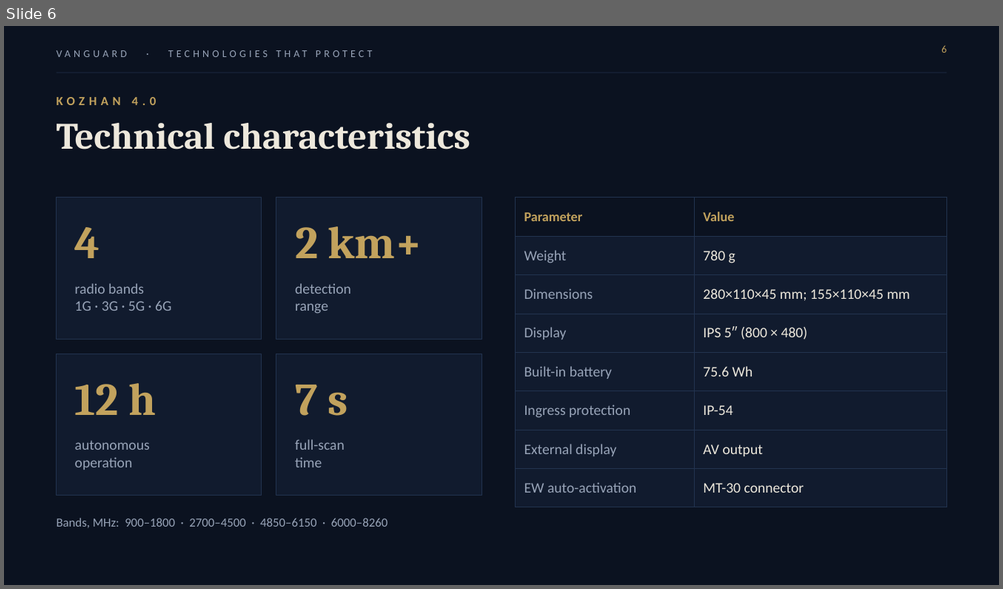
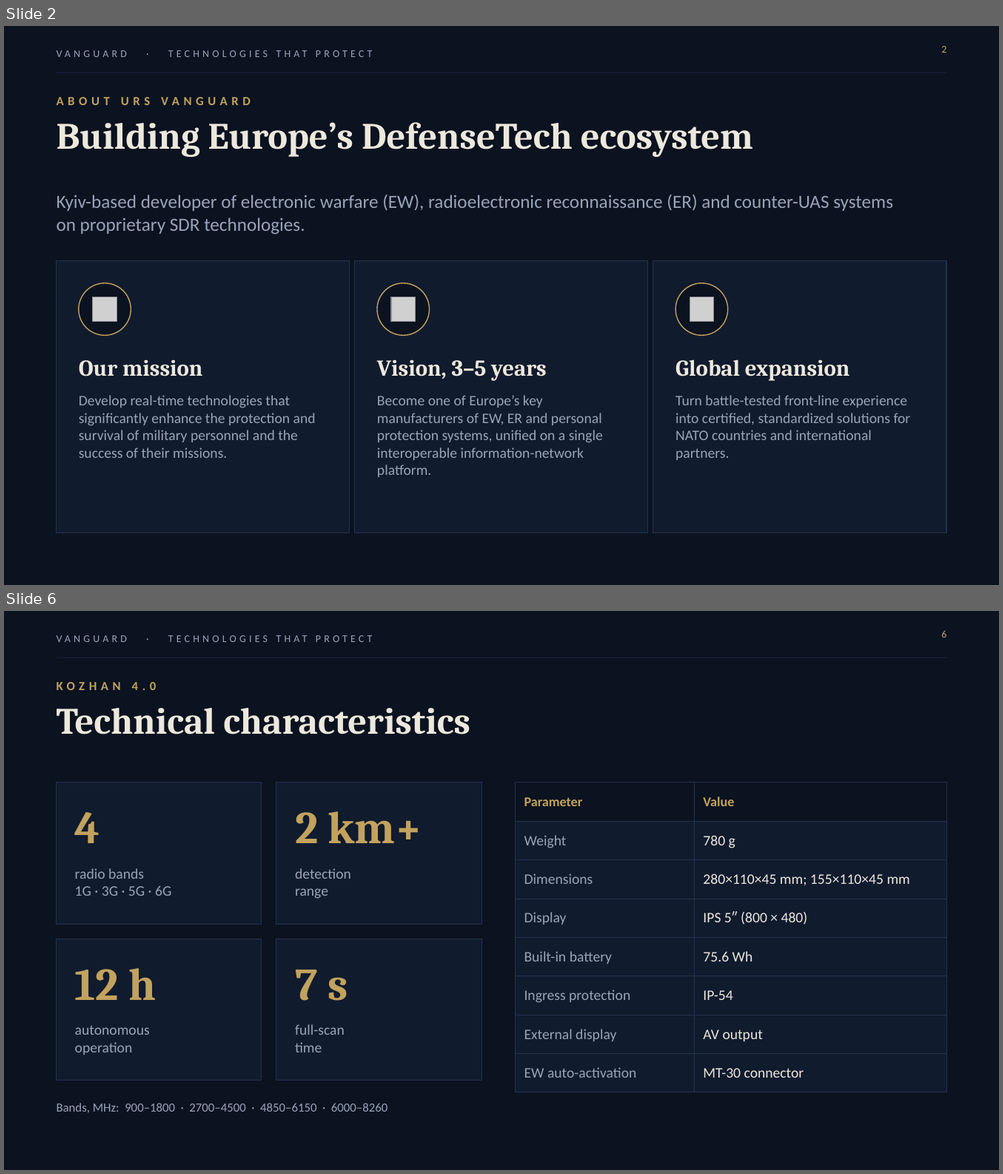
Before and after one commit to Orangepranik/presentation-vanguard, a slide deck: Vanguard_Investor_Presentation_Norway.pptx. Shown one above the other, each under a label of ours: slide 6 before the commit, slides 2 and 6 after it; the slides between them are not shown. The pictures are 1003x589 and 1003x1174 pixels, drawn with LibreOffice and Linux fonts; fonts in the diff are those of the drawing; grey boxes stand for pictures; background and template pictures are left out. Boxes give left, top, right and bottom in pixels: in the first picture for what was removed or moved away, otherwise in the second. Text is boxed around its words. In the diff, an @@ line names an element or a change of style, - is before the commit and + after.

```diff
--- a/Vanguard_Investor_Presentation_Norway.pptx
+++ b/Vanguard_Investor_Presentation_Norway.pptx
@@ slide 2 added at (4, 26, 999, 585), background #0B1220; not listed: 2 template elements that a slide beside it also shows @@
@@ page number added at (941, 46, 946, 53), 10 pt, text #C2A25D @@
+2
@@ text added at (57, 97, 250, 105), 12 pt, text #C2A25D, bold @@
+ABOUT URS VANGUARD
@@ text added at (57, 122, 753, 157), 36 pt, text #EDE8DC, bold @@
+Building Europe’s DefenseTech ecosystem
@@ text added at (57, 195, 893, 235), 18 pt, text #98A4B8 @@
+Kyiv-based developer of electronic warfare (EW), radioelectronic reconnaissance (ER) and counter-UAS systems on proprietary SDR technologies.
@@ rectangle added at (57, 261, 350, 534), fill #111B2E, outline #22334F 0.75 pt @@
@@ rectangle added at (355, 261, 648, 534), fill #111B2E, outline #22334F 0.75 pt @@
@@ rectangle added at (653, 261, 946, 534), fill #111B2E, outline #22334F 0.75 pt @@
@@ ellipse added at (79, 284, 131, 335), fill #0B1220, outline #C2A25D 1 pt @@
@@ ellipse added at (377, 284, 430, 335), fill #0B1220, outline #C2A25D 1 pt @@
@@ ellipse added at (675, 284, 728, 335), fill #0B1220, outline #C2A25D 1 pt @@
@@ picture added at (93, 298, 116, 321) @@
@@ picture added at (391, 298, 415, 321) @@
@@ picture added at (690, 298, 714, 321) @@
@@ text added at (79, 360, 203, 377), 22 pt, text #EDE8DC, bold @@
+Our mission
@@ text added at (377, 360, 546, 381), 22 pt, text #EDE8DC, bold @@
+Vision, 3–5 years
@@ text added at (675, 360, 850, 381), 22 pt, text #EDE8DC, bold @@
+Global expansion
@@ text added at (79, 395, 316, 458), 14 pt, text #98A4B8 @@
+Develop real-time technologies that significantly enhance the protection and survival of military personnel and the success of their missions.
@@ text added at (377, 395, 603, 477), 14 pt, text #98A4B8 @@
+Become one of Europe’s key manufacturers of EW, ER and personal protection systems, unified on a single interoperable information-network platform.
@@ text added at (675, 395, 910, 460), 14 pt, text #98A4B8 @@
+Turn battle-tested front-line experience into certified, standardized solutions for NATO countries and international partners.
```
Also in this commit, not shown: 4 slides changed, 4 other slides added, 5 slides removed, 1 other file.
